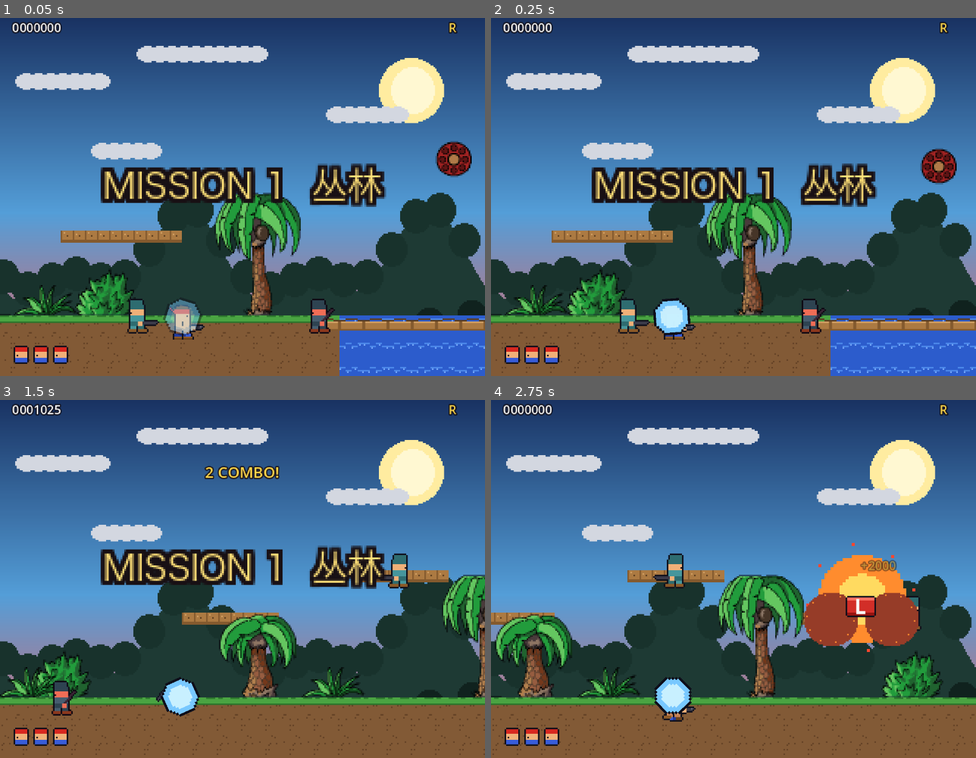
Above: before the commit, frames 1-4 (two rows, left to right).
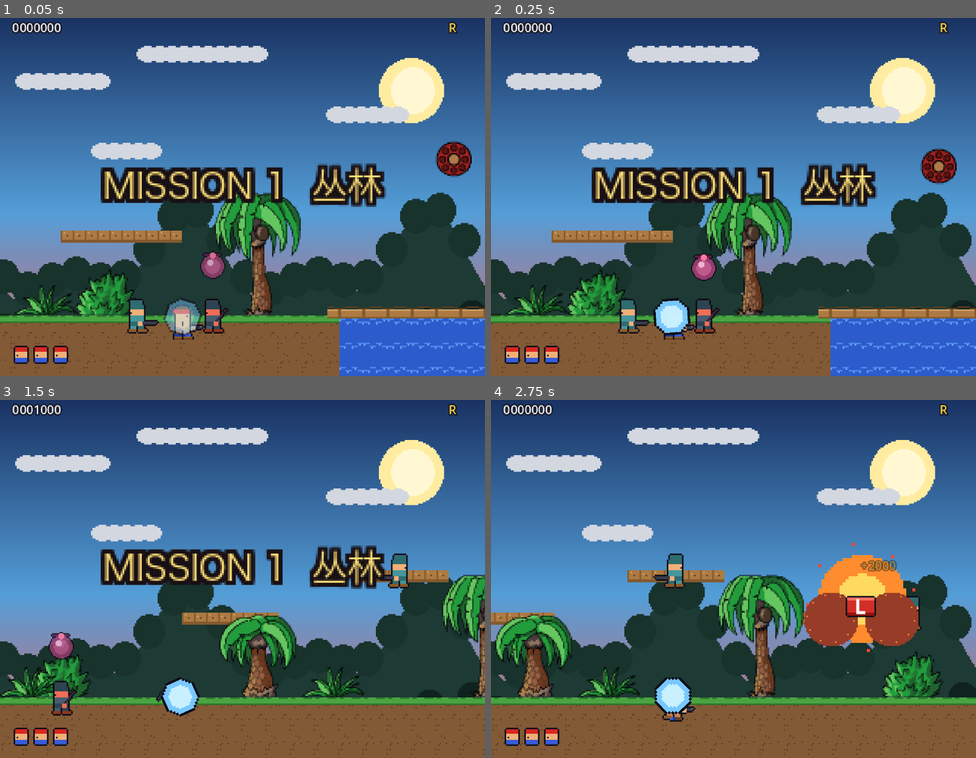
Above: after the commit, the same moments.

Repository: LJH-snow/contra-godot
Game: Godot game, scene res://tools/qa_feature.tscn
Two runs of this game, one before a commit and one after it. Both use one fixed random seed, a clock stepped at 60 frames per second and the inputs below. This scene is started directly instead of the project's main scene.
Inputs (mouse positions are in pixels of both pictures, inside the frame that each line leads up to):
- Up to frame 1 (0.05 s): no input
- Up to frame 2 (0.25 s): no input
- Up to frame 3 (1.5 s): tap Enter (start) at 0.5 s; move the mouse to (349, 557) at 0.52 s; hold D (p1_right) 0.53-1.25 s; tap X (p1_shoot) at 0.6 s; click (349, 557) at 0.67 s; tap Z (p1_jump) at 0.77 s; drag from (145, 593) to (286, 557) at 1.27 s
- Up to frame 4 (2.75 s): move the mouse to (782, 496) at 2.02 s; hold D (p1_right) from 2.03 s (still down); tap Keypad Enter at 2.1 s

The runs differ from the first frame. In frame 1, 3.0% of the frame differs, in the area x 41-100%, y 65-89%; in frame 2, 3.0%; in frame 3, 0.8%; in frame 4, nothing differs.

Commit message:
fix: clarify bridge crossing and blossom enemy

Diff:
--- a/scripts/bridge.gd
+++ b/scripts/bridge.gd
@@ -17,7 +17,7 @@
 		var s := Sprite2D.new()
 		s.texture = preload("res://assets/sprites/tile_bridge.png")
 		s.centered = false
-		s.position = Vector2(-8, 0)
+		s.position = Vector2(-8, -8)      # 桥板抬到水线上方, 不再视觉半沉
 		b.add_child(s)
 		var cs := CollisionShape2D.new()
 		var sh := RectangleShape2D.new()
--- a/scripts/enemy_blossom.gd
+++ b/scripts/enemy_blossom.gd
@@ -14,11 +14,21 @@
 	make_sprite(SHEET, 7, 6, 3)              # 开火姿态帧
 	make_body_shape(12, 24, -12)
 	z_index = 3
+	# 头顶脉动花苞: 提示"此兵特殊, 不可击毙"
+	_bud = Sprite2D.new()
+	_bud.texture = preload("res://assets/sprites/alien_pod_0.png")
+	_bud.position = Vector2(0, -34)
+	_bud.scale = Vector2(0.8, 0.8)
+	add_child(_bud)
+
+var _bud: Sprite2D
 
 func _physics_process(delta: float) -> void:
 	_pulse += delta
 	_sprite.self_modulate = Color(1.0, 0.62, 0.72) \
 		if fmod(_pulse, 1.0) < 0.5 else Color(0.9, 0.45, 0.6)
+	_bud.position.y = -34.0 + sin(_pulse * 4.0) * 2.0
+	_bud.modulate.a = 0.75 + 0.25 * sin(_pulse * 6.0)
 	var g := get_tree().get_first_node_in_group("game")
 	if g == null:
 		return
--- a/scripts/game_data.gd
+++ b/scripts/game_data.gd
@@ -210,7 +210,7 @@
 				Vector2i(2920, 200), Vector2i(3120, 200),
 			],
 			"blossoms": [
-				Vector2i(1490, 200), Vector2i(2320, 200), Vector2i(2800, 116),
+				Vector2i(1420, 200), Vector2i(2320, 200), Vector2i(2800, 116),
 			],
 			"turrets": [
 				Vector2i(928, 200), Vector2i(2080, 200), Vector2i(2384, 200),
